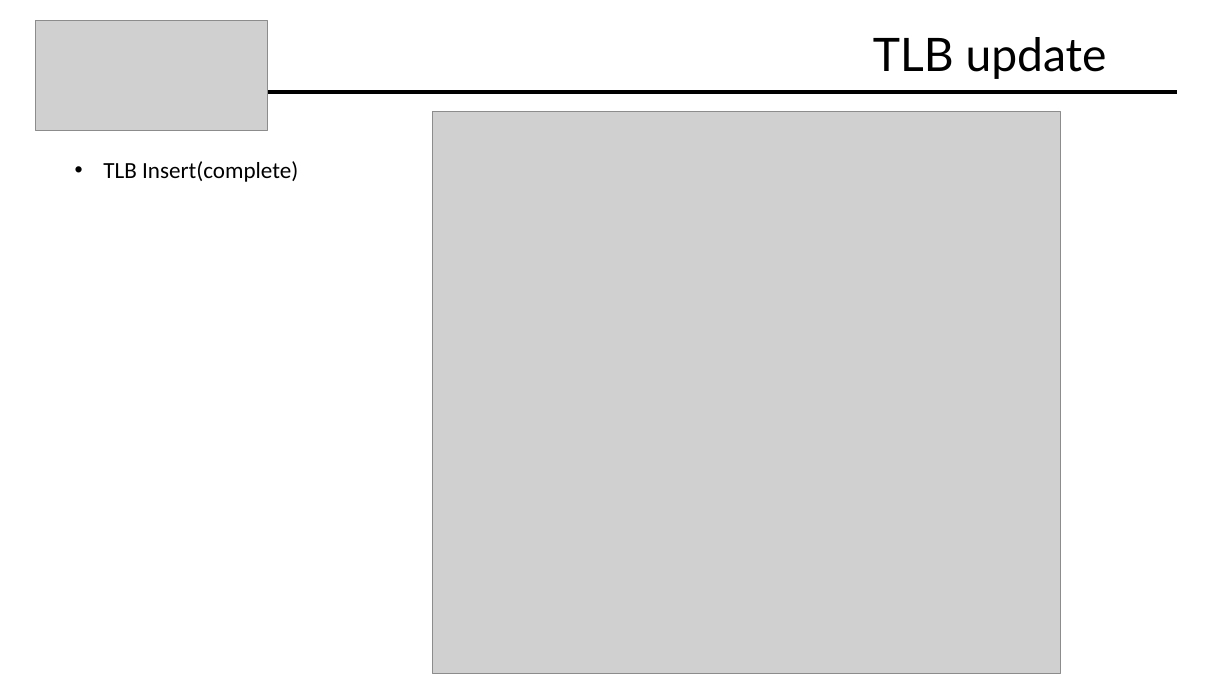
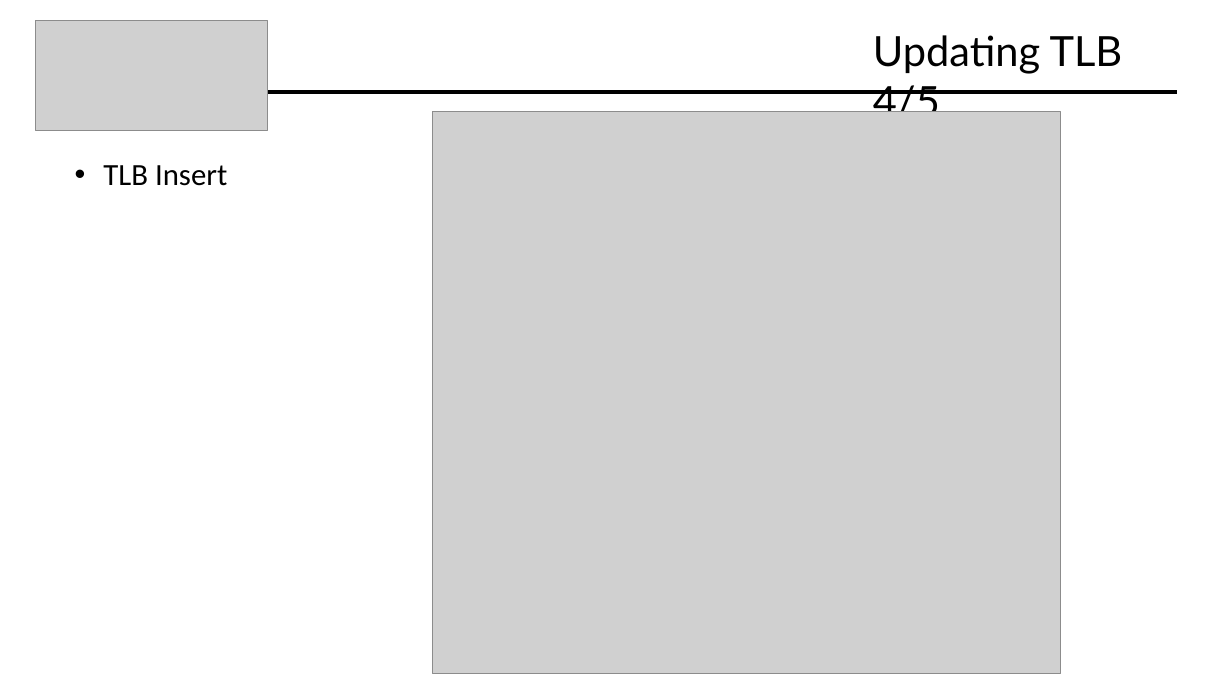
Before and after one commit to Davide619/OS161, a slide deck: slide 33 of Presentazione Progetto OS161.pptx (slide 31 before the commit). Drawn at 1232x693 pixels with LibreOffice and Linux fonts; fonts in the diff are those of the drawing; grey boxes stand for pictures. Boxes give left, top, right and bottom in pixels: in the first picture for what was removed or moved away, otherwise in the second. Text is boxed around its words. In the diff, an @@ line names an element or a change of style, - is before the commit and + after.

```diff
--- a/Presentazione Progetto OS161.pptx
+++ b/Presentazione Progetto OS161.pptx
@@ title at [873,35,1123,112]: text changed; size 36 to 32.4 pt @@
-TLB update
+Updating TLB 4/5
@@ text at [103,165,227,186]: text changed; size 18 to 24 pt @@
-• TLB Insert(complete)
+• TLB Insert
```
Also in this commit, not shown: 22 other slides changed, 3 slides added, 1 slide removed.
